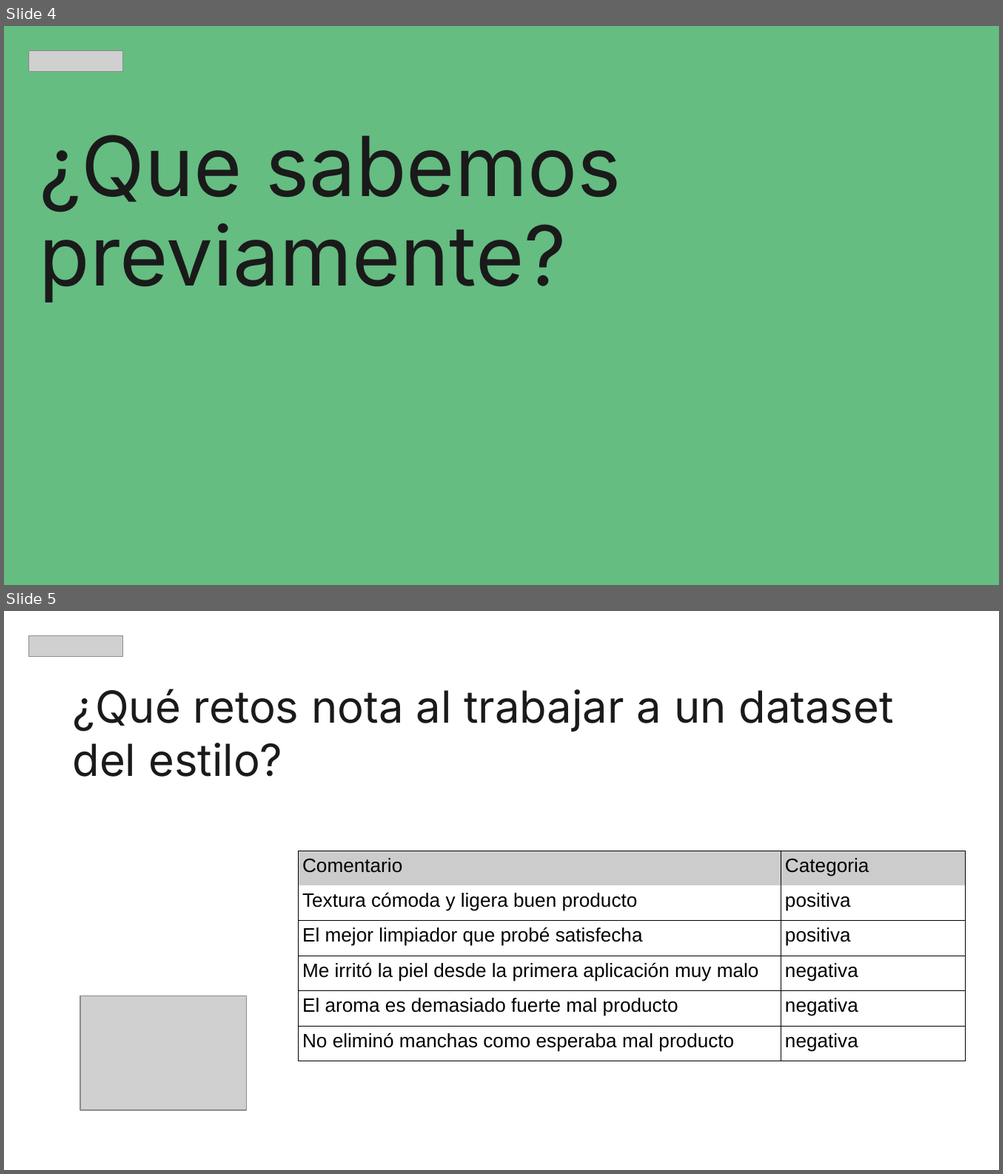
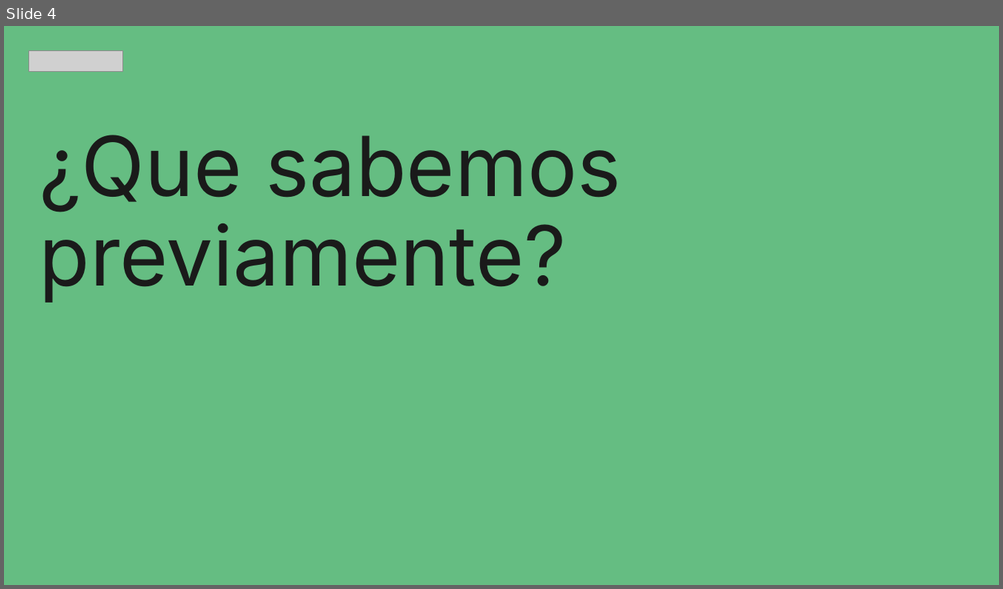
Before and after one commit to zyntonyson/bootcamp_ds_da, a slide deck: 16-ds-analisis-textos/32-nlp.pptx. Shown one above the other, each under a label of ours: slides 4 and 5 before the commit, slide 4 after it. The pictures are 1003x1174 and 1003x589 pixels, drawn with LibreOffice and Linux fonts; fonts in the diff are those of the drawing; grey boxes stand for pictures. Boxes give left, top, right and bottom in pixels: in the first picture for what was removed or moved away, otherwise in the second. Text is boxed around its words. In the diff, an @@ line names an element or a change of style, - is before the commit and + after.

```diff
--- a/16-ds-analisis-textos/32-nlp.pptx
+++ b/16-ds-analisis-textos/32-nlp.pptx
@@ slide 5 removed at (4, 611, 999, 1170), background #FFFFFF @@
@@ picture removed at (29, 636, 122, 657) @@
@@ text removed at (73, 689, 893, 777) @@
-¿Qué retos nota al trabajar a un dataset del estilo?
@@ table removed at (299, 851, 965, 1062), 6 rows, 2 columns @@
-Comentario | Categoria
-Textura cómoda y ligera buen producto | positiva
-El mejor limpiador que probé satisfecha | positiva
-Me irritó la piel desde la primera aplicación muy malo | negativa
-El aroma es demasiado fuerte mal producto | negativa
-No eliminó manchas como esperaba mal producto | negativa
@@ picture removed at (80, 996, 247, 1111) @@
```
Also in this commit, not shown: 3 slides changed, 1 slide added, 17 other files.
